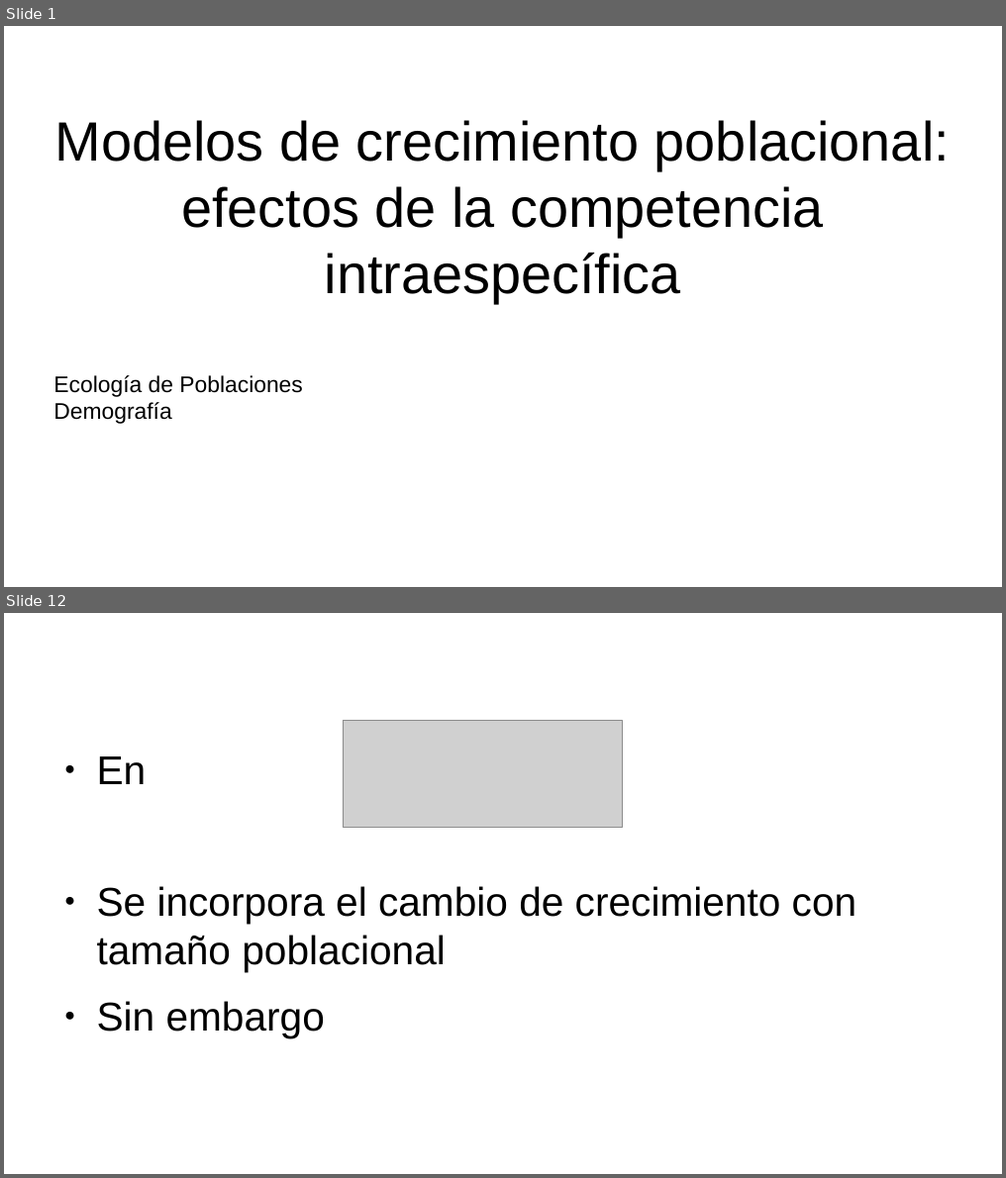
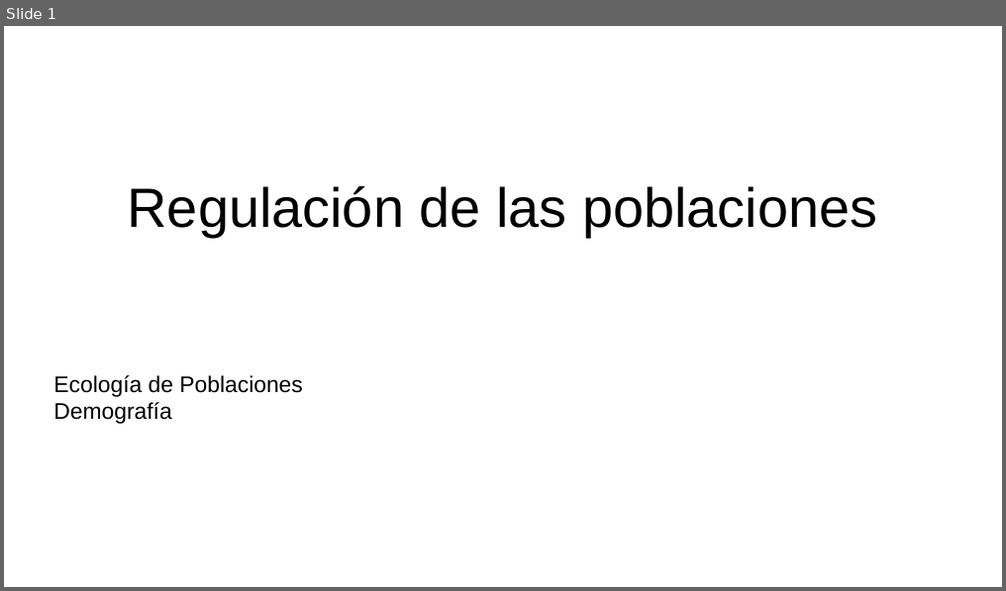
Before and after one commit to gerardommc/Ecologia-poblaciones, a slide deck: Unidad-2/Regulacion-poblaciones.odp. Shown one above the other, each under a label of ours: slides 1 and 12 before the commit, slide 1 after it; the slides between them are not shown. The pictures are 1006x1178 and 1006x591 pixels, drawn with LibreOffice and Linux fonts; fonts in the diff are those of the drawing; grey boxes stand for pictures. Boxes give left, top, right and bottom in pixels: in the first picture for what was removed or moved away, otherwise in the second. Text is boxed around its words. In the diff, an @@ line names an element or a change of style, - is before the commit and + after.

```diff
--- a/Unidad-2/Regulacion-poblaciones.odp
+++ b/Unidad-2/Regulacion-poblaciones.odp
@@ slide 12 removed at bbox=[4, 613, 1002, 1174], background #FFFFFF @@
@@ picture removed at bbox=[343, 720, 623, 828] @@
@@ text removed at bbox=[97, 757, 857, 1039] @@
-● En
-● Se incorpora el cambio de crecimiento con tamaño poblacional
-● Sin embargo
@@ slide 1 changed as well @@
@@ title at bbox=[128, 186, 877, 237]: text changed @@
-Modelos de crecimiento poblacional: efectos de la competencia intraespecífica
+Regulación de las poblaciones
```
Also in this commit, not shown: 3 slides added, 14 other slides removed, 3 other files.
